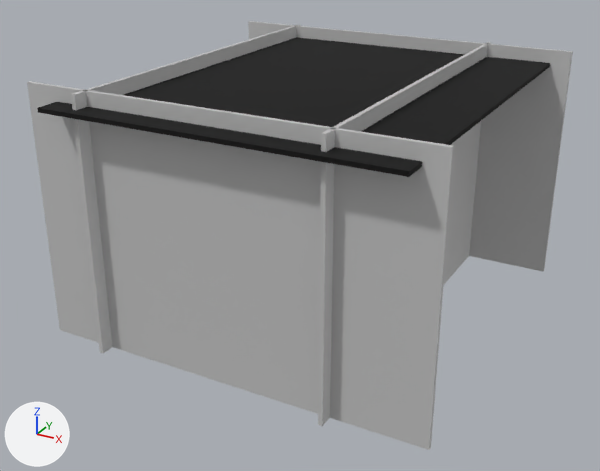
The glTF model GB.gltf: old version first, new version second.
One viewpoint serves both versions: a 50 mm camera at (176.0, -343.0, 207.0) aimed at (-6.0, -12.0, 41.0). Every picture has the same lights, and +X, +Y and +Z are marked at lower left. Where no turn or scale is listed for an object, it has been applied to the vertices.
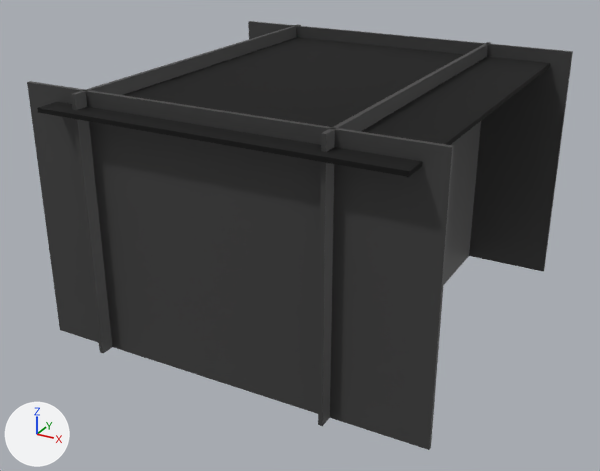
Where the change shows, as pixel boxes (x1, y1, x2, y2) in the pictures (600 x 471 px):
'Cube.030', recoloured (grey to black): (27, 81, 454, 450) in both
'Cube.025', recoloured (grey to black): (248, 21, 573, 271) in both
'Cube.021', recoloured (grey to black): (318, 42, 491, 426) in both
'Cube.027', recoloured (grey to black): (71, 24, 301, 353) in both

What changed in the scene script:
```text
Change mat_lightgray:
    mat_lightgray.base_color: (0.549, 0.549, 0.549) -> (0.046, 0.046, 0.046)  # light grey #c4c4c4 -> black #3d3d3d
```
